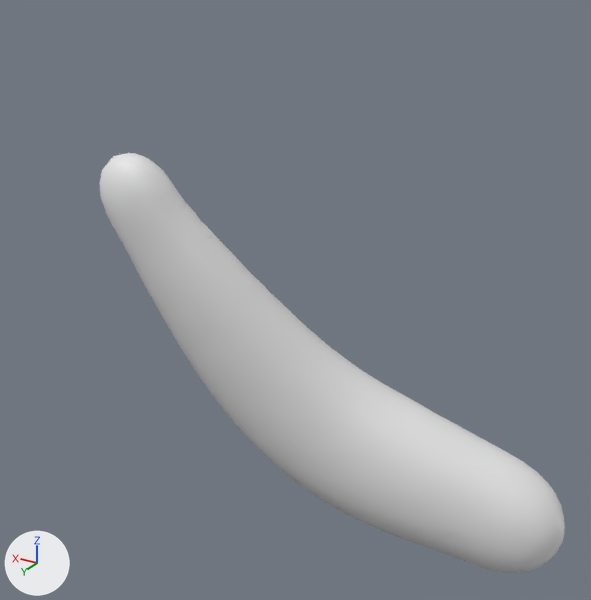
An edit to the FBX model assets/auras/monarca/exports/monarca_chama_lado_d.fbx, drawn before and after from the same camera.
Rendered twice from a 50 mm lens placed at (0.67, 3.21, 5.24), pointed at (2.6, 0.0, 3.63). Every picture has the same lights, and +X, +Y and +Z are marked at lower left. The older version comes first.

Objects in the first picture: 'monarca_chama_lado_d'.
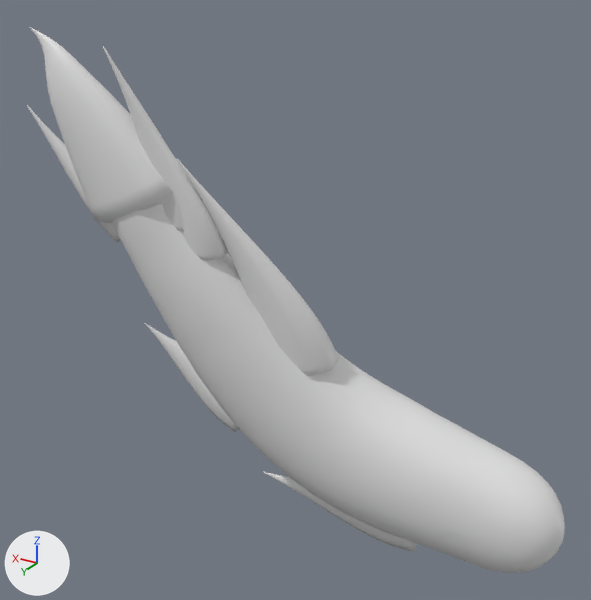
What changed in the scene script:
```text
Change me_chama_lado_d:
    used by ob_monarca_chama_lado_d; location = (0.0, 0.0, 0.0)
    remove me_chama_lado_d.from_pydata(...)  # 1002 vertices, 1999 faces; spans x 1.22..3.46, y -0.56..0.49, z 2.2..4.35
    add me_chama_lado_d.from_pydata(...)  # 2576 vertices, 5119 faces; spans x 1.22..3.78, y -0.56..0.54, z 2.18..4.91
    me_chama_lado_d part 1: a new loose piece of 242 vertices spanning x 2.98..3.69, y 0.2..0.54, z 3.99..4.91
    me_chama_lado_d part 2: a new loose piece of 222 vertices spanning x 2.35..2.98, y -0.1..0.39, z 3.22..4.38
    me_chama_lado_d part 3: a new loose piece of 222 vertices spanning x 2.83..3.18, y 0.17..0.48, z 3.84..4.69
    me_chama_lado_d part 4: a new loose piece of 222 vertices spanning x 2.8..3.41, y -0.14..0.21, z 2.76..3.39
    me_chama_lado_d part 5: a new loose piece of 222 vertices spanning x 1.91..2.86, y -0.39..-0.07, z 2.18..2.62
    me_chama_lado_d part 6: a new loose piece of 222 vertices spanning x 3.28..3.78, y 0.25..0.49, z 3.89..4.55
    me_chama_lado_d part 7: a new loose piece of 222 vertices spanning x 2.93..3.25, y 0.22..0.51, z 3.98..4.85
```

What differs and where, as boxes (x1, y1, x2, y2) in the pictures (591 x 600 px):
'monarca_chama_lado_d', reshaped (16% wider, 30% taller)
    before: (100, 153, 565, 573)
    after: (27, 27, 565, 573)
part 1 of me_chama_lado_d, added
    after: (30, 27, 172, 223)
part 2 of me_chama_lado_d, added
    after: (177, 159, 339, 376)
part 3 of me_chama_lado_d, added
    after: (124, 87, 228, 261)
part 4 of me_chama_lado_d, added
    after: (145, 323, 239, 432)
part 5 of me_chama_lado_d, added
    after: (263, 472, 417, 551)
part 6 of me_chama_lado_d, added
    after: (27, 105, 121, 242)
part 7 of me_chama_lado_d, added
    after: (103, 46, 184, 232)
